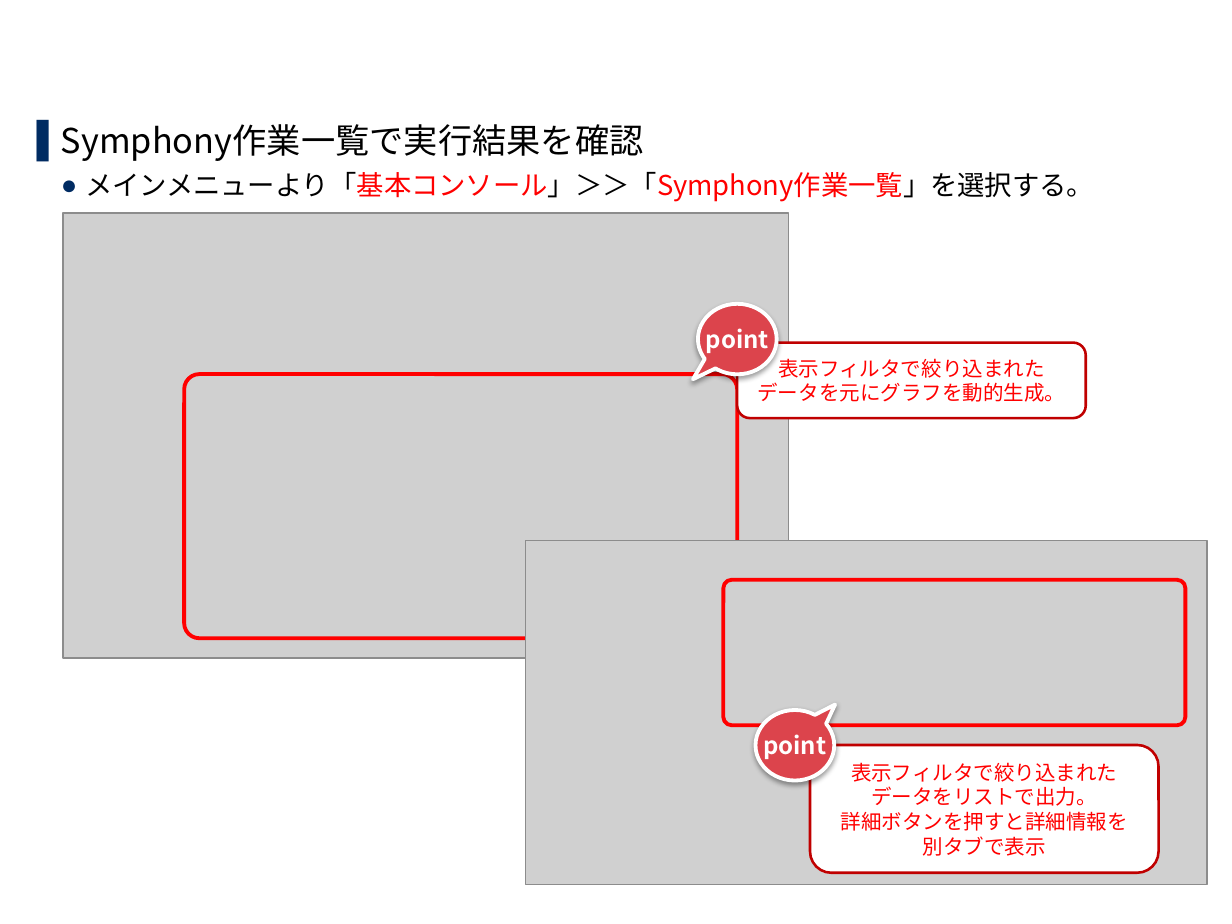
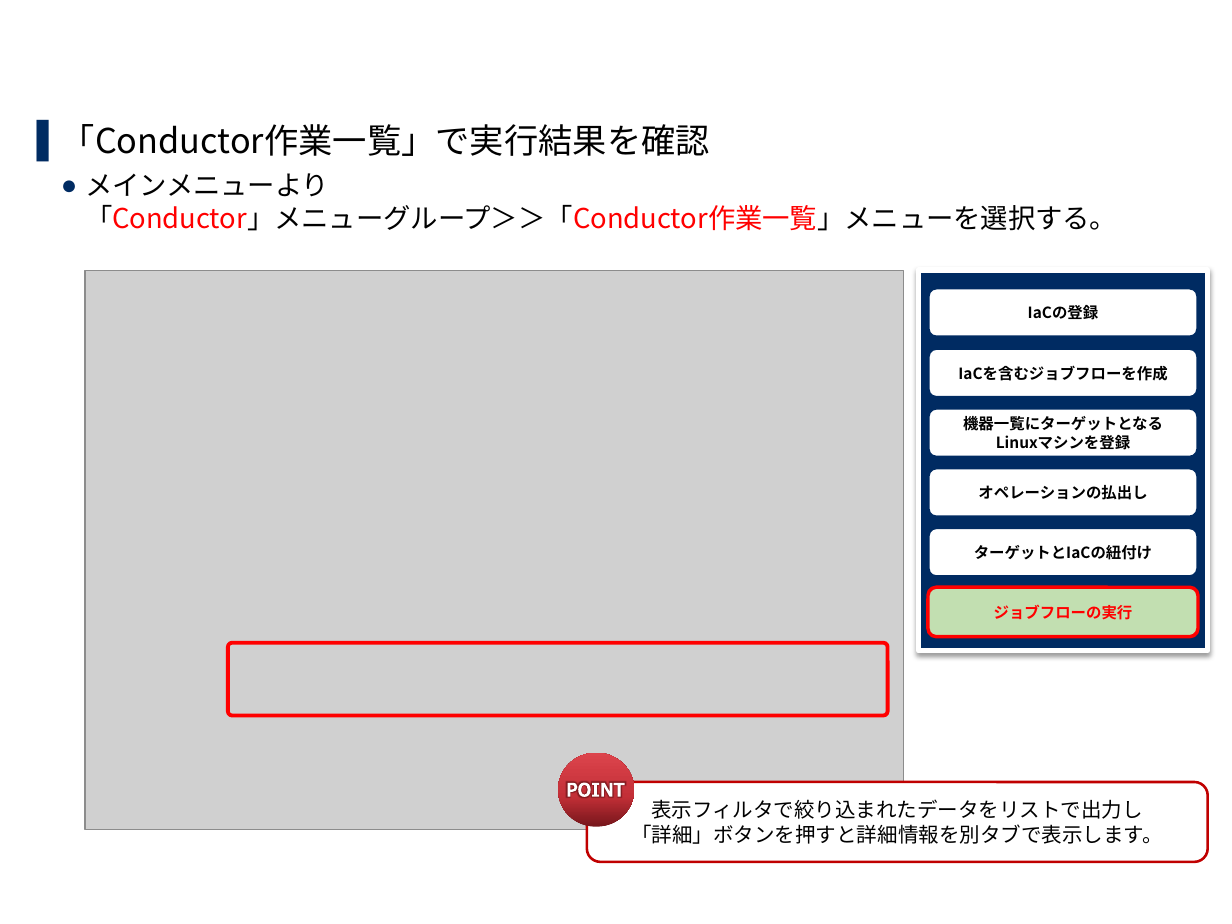
Before and after one commit to exastro-suite/it-automation-docs, a slide deck: slide 21 of asset/Learn_ja/ITA-quickstart_ja.pptx (slide 23 before the commit). Drawn at 1232x924 pixels with LibreOffice and Linux fonts; fonts in the diff are those of the drawing; grey boxes stand for pictures; background and template pictures are left out. Boxes give left, top, right and bottom in pixels: in the first picture for what was removed or moved away, otherwise in the second. Text is boxed around its words. In the diff, an @@ line names an element or a change of style, - is before the commit and + after.

```diff
--- a/asset/Learn_ja/ITA-quickstart_ja.pptx
+++ b/asset/Learn_ja/ITA-quickstart_ja.pptx
@@ text at <box>61,124,1117,231</box>: text changed @@
-▌ Symphony作業一覧で実行結果を確認
-  ● メインメニューより「基本コンソール」＞＞「Symphony作業一覧」を選択する。
+▌ 「Conductor作業一覧」で実行結果を確認
+  ● メインメニューより
+    「Conductor」メニューグループ＞＞「Conductor作業一覧」メニューを選択する。
@@ picture: place and size @@
-picture at <box>63,213,788,658</box>
+picture at <box>85,271,904,829</box>
@@ rectangle added at <box>918,270,1207,650</box>, fill #002B62, outline #FFFFFF 3 pt @@
@@ rounded rectangle added at <box>928,288,1198,338</box>, fill #FFFFFF, outline #002B62 2 pt, 9 pt, text #000000, bold @@
+IaCの登録
@@ speech bubble removed at <box>699,304,777,375</box> @@
-point
@@ rounded rectangle removed at <box>737,342,1085,418</box> @@
-表示フィルタで絞り込まれた
-データを元にグラフを動的生成。
@@ rounded rectangle added at <box>928,349,1198,398</box>, fill #FFFFFF, outline #002B62 2 pt, 9 pt, text #000000, bold @@
+IaCを含むジョブフローを作成
@@ rounded rectangle removed at <box>185,375,738,638</box> @@
@@ rounded rectangle added at <box>928,408,1198,457</box>, fill #FFFFFF, outline #002B62 2 pt, 9 pt, text #000000, bold @@
+機器一覧にターゲットとなる
+Linuxマシンを登録
@@ rounded rectangle added at <box>928,468,1198,517</box>, fill #FFFFFF, outline #002B62 2 pt, 9 pt, text #000000, bold @@
+オペレーションの払出し
@@ rounded rectangle added at <box>928,527,1198,577</box>, fill #FFFFFF, outline #002B62 2 pt, 9 pt, text #000000, bold @@
+ターゲットとIaCの紐付け
@@ picture removed at <box>526,541,1207,886</box> @@
@@ rounded rectangle removed at <box>723,580,1185,726</box> @@
@@ rounded rectangle added at <box>928,588,1198,637</box>, fill #C2DFB1, outline #FF0000 2 pt, 9 pt, text #FF0000, bold @@
+ジョブフローの実行
@@ rounded rectangle added at <box>228,643,888,716</box>, outline #FF0000 2.25 pt @@
@@ speech bubble removed at <box>755,710,834,780</box> @@
-point
@@ ellipse added at <box>558,753,634,827</box>, fill gradient #76161B to #C33037 to #DC444C @@
@@ freeform shape added at <box>568,782,625,797</box>, fill #FFFFFF @@
@@ rounded rectangle "表示フィルタで絞り込まれたデータをリストで出力し": place and size @@
-rounded rectangle "表示フィルタで絞り込まれたデータをリストで出力し" at <box>811,745,1159,873</box>
+rounded rectangle "表示フィルタで絞り込まれたデータをリストで出力し" at <box>586,782,1207,862</box>
@@ text in rounded rectangle at <box>631,799,1162,844</box>: text changed; text colour #FF0000 to #000000 @@
-表示フィルタで絞り込まれた
-データをリストで出力。
-詳細ボタンを押すと詳細情報を
-別タブで表示
+表示フィルタで絞り込まれたデータをリストで出力し
+「詳細」ボタンを押すと詳細情報を別タブで表示します。
```
Also in this commit, not shown: 18 other slides changed, 1 slide added, 1 other file.
